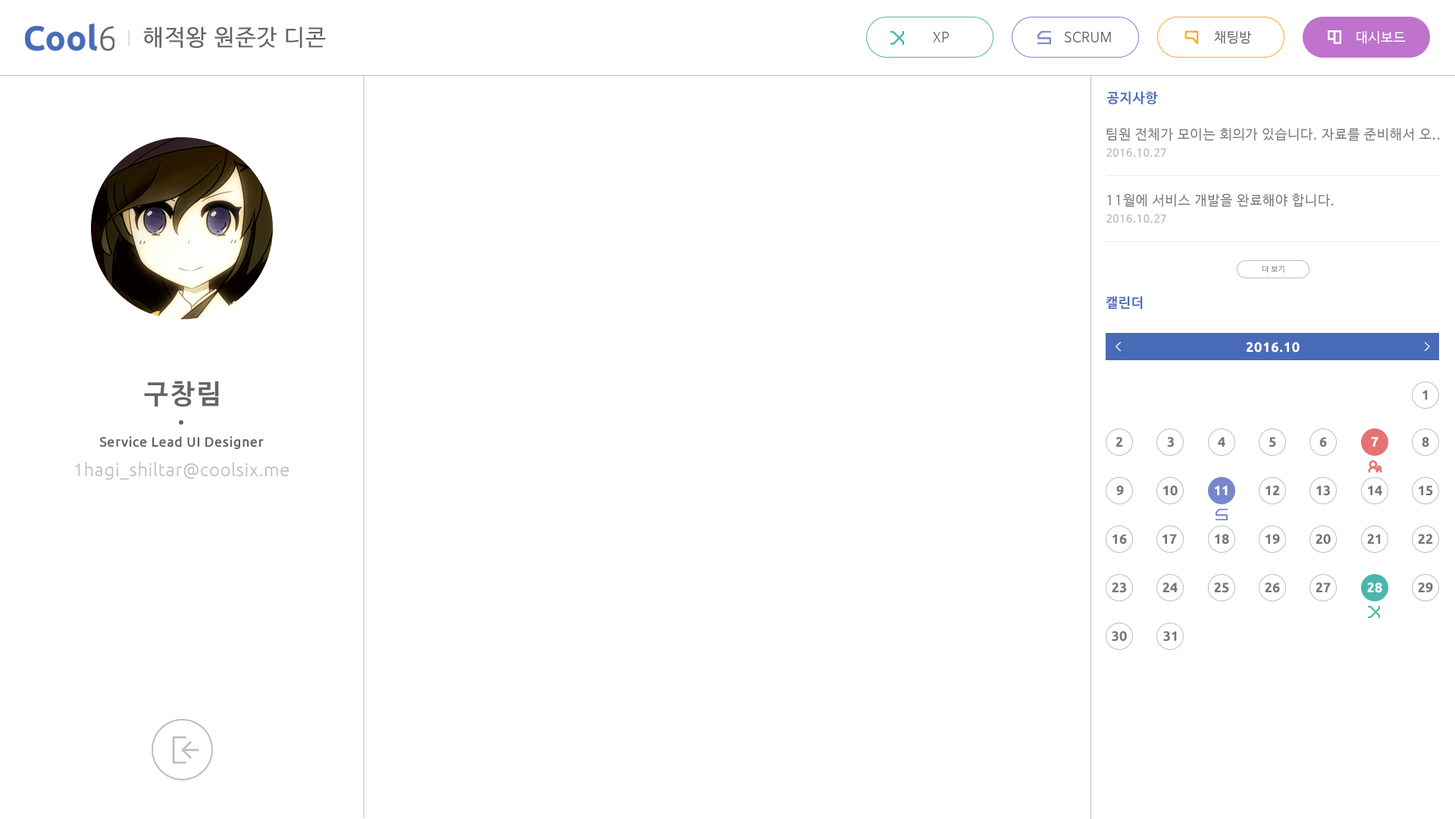
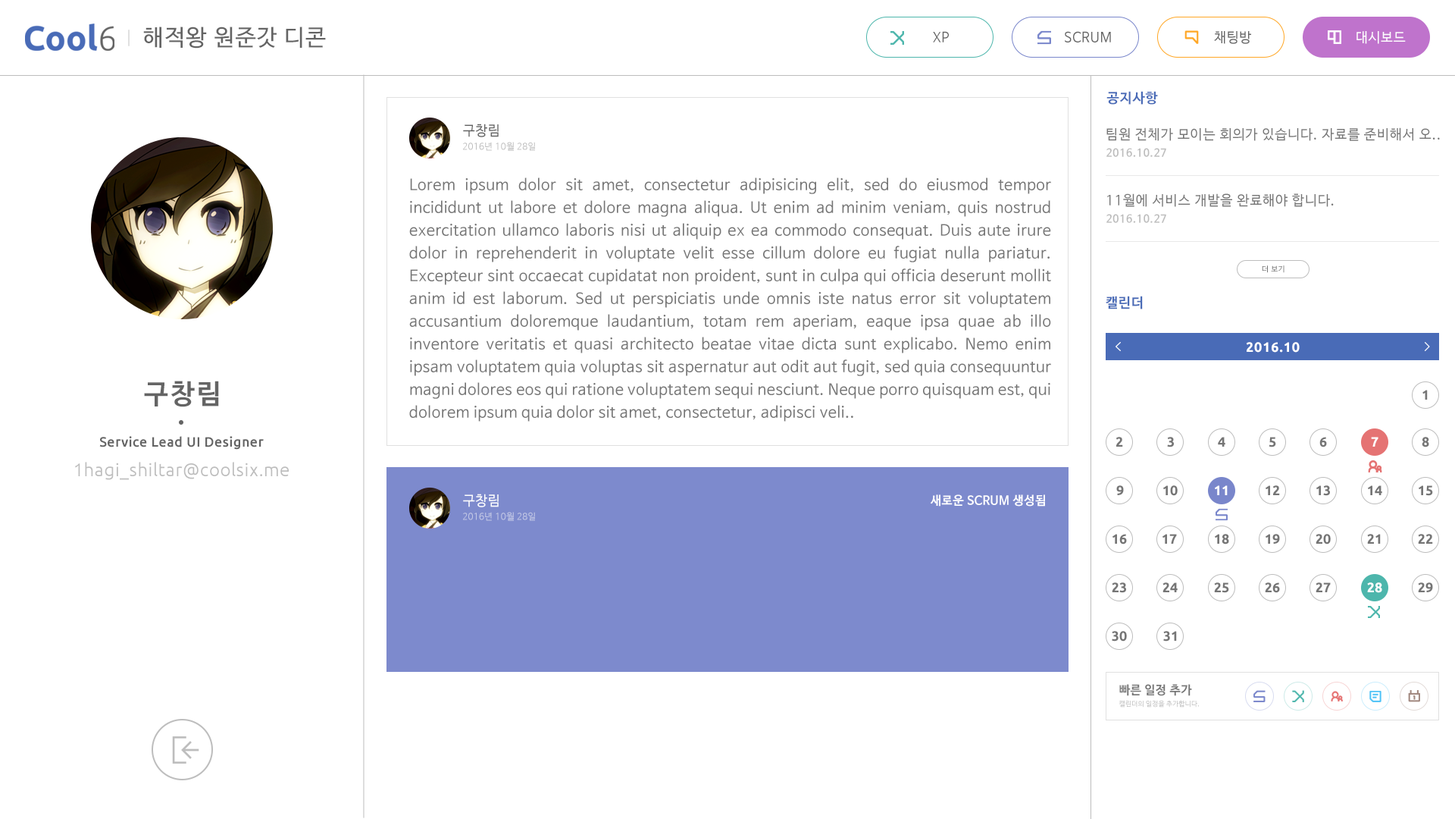
Layered file, before and after one edit (1455 x 819). Changes by layer:
added group "Post 복사" with 8 layers above "Post" over [left=386, top=466, right=1069, bottom=672]
added group "Profile" (1st of 4, in "Post 복사") with 6 layers in group "Post 복사" over [left=409, top=479, right=1046, bottom=529]
added group "Profile Pic" (1st of 2, in "Post 복사" › "Profile") with 2 layers in group "Profile" over [left=409, top=479, right=458, bottom=529]
added layer "Profile" (2nd of 4, in "Post 복사" › "Profile" › "Profile Pic") in group "Profile Pic" over [left=409, top=479, right=458, bottom=529]
added layer "Profile Zone" (2nd of 3, in "Post 복사" › "Profile" › "Profile Pic") in group "Profile Pic" over [left=409, top=487, right=451, bottom=529]
added layer "Background" (1st of 35, in "Post 복사") in group "Post 복사" over [left=386, top=466, right=1069, bottom=672]
added group "Post" with 8 layers above "Side" over [left=386, top=97, right=1069, bottom=446]
added layer "Lorem ipsum dolor sit amet, consectetur adipisicing elit, sed d" in group "Post" over [left=409, top=177, right=1052, bottom=422]
added group "Profile" (3rd of 4, in "Post") with 5 layers in group "Post" over [left=409, top=117, right=536, bottom=159]
added group "Profile Pic" (2nd of 2, in "Post" › "Profile") with 2 layers in group "Profile" over [left=409, top=117, right=451, bottom=159]
added layer "Background" (2nd of 35, in "Post") in group "Post" over [left=386, top=97, right=1069, bottom=446]
added group "AdddedShedule" with 19 layers in group "Side" over [left=1105, top=671, right=1440, bottom=721]
added group "그룹 2" with 15 layers in group "AdddedShedule" over [left=1245, top=681, right=1429, bottom=711]
added layer "Background" (3rd of 35, in "Side" › "AdddedShedule") in group "AdddedShedule" over [left=1105, top=671, right=1440, bottom=721]
…and 24 more changes (24 added)
